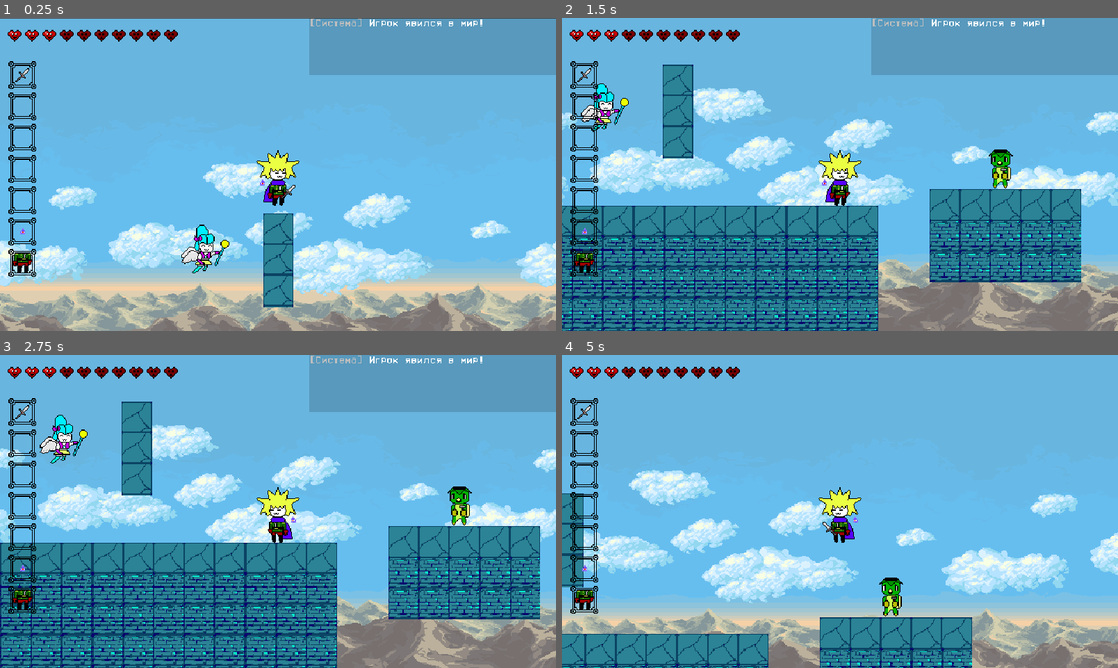
Above: before the commit, frames 1-4 (two rows, left to right).
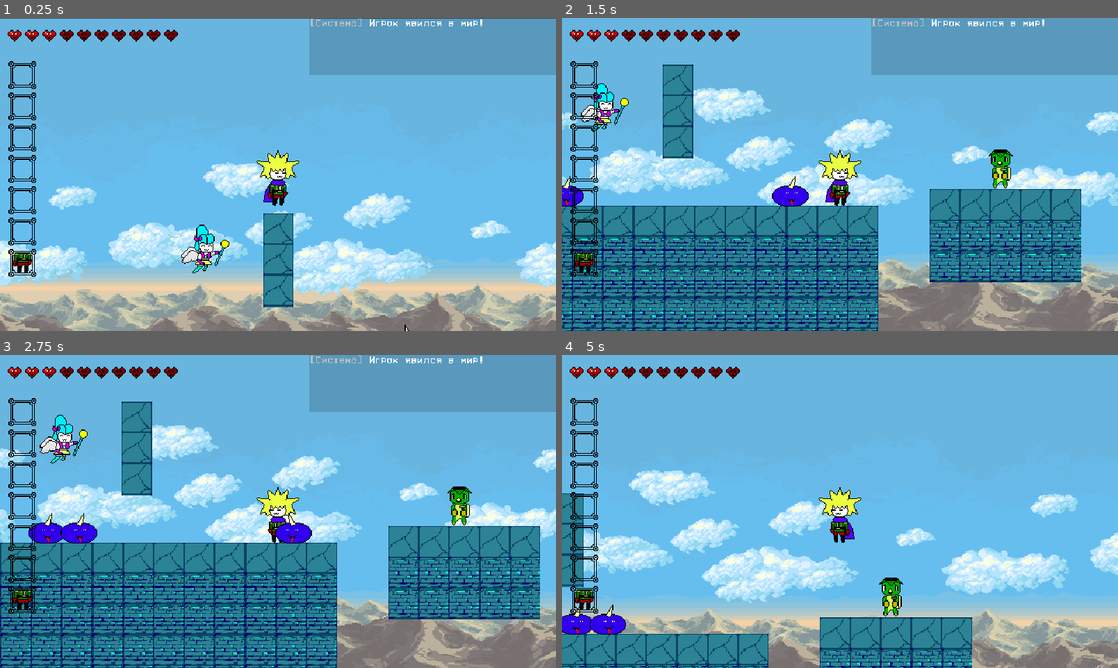
Above: after the commit, the same moments.

Repository: zoomergames/magicia
Game: Godot game, scene res://core/game.tscn
Two runs of this game, one before a commit and one after it. Both use one fixed random seed, a clock stepped at 60 frames per second and the inputs below.
Inputs (mouse positions are in pixels of both pictures, inside the frame that each line leads up to):
- Up to frame 1 (0.25 s): no input
- Up to frame 2 (1.5 s): tap Enter (ui_accept) at 0.5 s; move the mouse to (962, 158) at 0.52 s; hold D (move_right) from 0.53 s (still down); tap 1 (1) at 0.6 s; click (962, 158) at 0.67 s; tap W (jump) at 0.77 s; tap 2 (2) at 0.8, 1.35 s; move the mouse to (728, 190) at 1.27 s
- Up to frame 3 (2.75 s): tap W (jump) at 1.52 s; tap 3 (3) at 1.55, 2.1 s; move the mouse to (333, 442) at 2.02 s; release D (move_right) at 2.03 s; hold A (move_left) from 2.03 s (still down); tap 4 (4) at 2.3 s
- Up to frame 4 (5 s): move the mouse to (812, 574) at 2.77 s; release A (move_left) at 2.78 s; hold D (move_right) 2.78-4.28 s; tap 4 (4) at 2.85 s; click (812, 574) at 2.92 s; tap W (jump) at 3.02, 3.77, 4.52 s; tap 5 (5) at 3.05, 3.6 s; move the mouse to (1006, 558) at 3.52 s; click (1006, 558) at 3.8 s; move the mouse to (673, 464) at 4.27 s; hold A (move_left) from 4.28 s (still down); click (673, 464) at 4.35 s; tap 1 (1) at 4.55 s

The runs differ from the first frame. In frame 1, 0.1% of the frame differs, in the area x 2-74%, y 16-100%; in frame 2, 0.6%; in frame 3, 1.1%, in the area x 2-57%, y 16-70%; in frame 4, 0.8%.

Commit message:
исправлены баги, добавлена система атаки врагов

Diff:
--- a/core/game.tscn
+++ b/core/game.tscn
@@ -8,6 +8,7 @@
 [ext_resource type="PackedScene" uid="uid://cwgbxxr7nq4p1" path="res://ui/health_bar/health_bar.tscn" id="5_sjcnv"]
 [ext_resource type="PackedScene" uid="uid://cn44yi5cfohmw" path="res://ui/inventory/inventory_bar.tscn" id="7_vhpdd"]
 [ext_resource type="PackedScene" uid="uid://buriqo0q83ytq" path="res://ui/tooltip/tooltip.tscn" id="8_gjr3k"]
+[ext_resource type="PackedScene" uid="uid://dftaaw8crcpf" path="res://entities/enemies/magisyanik/magisyanik.tscn" id="9_4cdhi"]
 
 [node name="Node" type="Node" unique_id=1864193894]
 
@@ -32,3 +33,12 @@
 [node name="Tooltip" parent="InventoryUI" unique_id=1354817757 instance=ExtResource("8_gjr3k")]
 offset_right = 13.0
 offset_bottom = 12.0
+
+[node name="Magisyanik" parent="." unique_id=190714769 instance=ExtResource("9_4cdhi")]
+position = Vector2(688, 317)
+
+[node name="Magisyanik2" parent="." unique_id=1580185411 instance=ExtResource("9_4cdhi")]
+position = Vector2(284, -597)
+
+[node name="Magisyanik3" parent="." unique_id=2004420853 instance=ExtResource("9_4cdhi")]
+position = Vector2(321, -235)
--- /dev/null
+++ b/entities/enemies/enemy_base.gd
@@ -0,0 +1,69 @@
+extends CharacterBody2D
+class_name EnemyBase
+
+@export var enemy_data: EnemyData
+@export var sprite: Sprite2D
+
+var max_hp: int
+var speed: float
+var display_name: String = ""
+
+var current_hp: int
+var gravity: float = ProjectSettings.get_setting("physics/2d/default_gravity")
+var is_dead: bool = false
+
+func die_in_abyss():
+	if not is_dead and global_position.y > 1000:
+		is_dead = true
+		die(true)
+
+func _ready() -> void:
+	# Проверяем, закинули ли мы файл .tres в переменную enemy_data
+	if enemy_data:
+		# Вытаскиваем характеристики из файла-ресурса
+		max_hp = enemy_data.max_hp
+		speed = enemy_data.speed
+		display_name = enemy_data.enemy_name # Присваиваем имя из ресурса самой ноде
+	else:
+		# На всякий случай ставим стандартные статы, если забыли прикрепить ресурс
+		max_hp = 50
+		speed = 50.0
+		printerr("Забыли прикрепить файл-ресурс .tres в инспекторе у врага: ", name)
+
+	# Только ПОСЛЕ того, как max_hp заполнился, приравниваем текущее здоровье
+	current_hp = max_hp
+
+func take_damage(amount: int) -> void:
+	current_hp -= amount
+	print("[УДАР] Враг ", name, " получил урон: ", amount, ". Осталось ХП: ", current_hp)
+	if current_hp <= 0:
+		die(false)
+
+func die(was_in_abyss: bool):
+	if was_in_abyss:
+		Global.log_to_chat("[color=red]" + display_name + " с криками улетел в бездну![/color]")
+	else:
+		Global.log_to_chat("[color=red]" + display_name + " был успешно аннигилирован![/color]")
+	queue_free()
+
+func _process(_delta: float) -> void:
+	var player:CharacterBody2D = get_tree().get_first_node_in_group("player")
+	if player:
+		if player.global_position.x < global_position.x:
+			sprite.flip_h = true
+		else:
+			sprite.flip_h = false
+
+func _physics_process(delta: float) -> void:
+	die_in_abyss()
+	# Гравитация
+	if not is_on_floor():
+		velocity.y += gravity * delta
+	# Преследование игрока
+	var player = get_tree().get_first_node_in_group("player")
+	if player:
+		if player.global_position.x < global_position.x:
+			velocity.x = -speed
+		else:
+			velocity.x = speed
+	move_and_slide()
--- /dev/null
+++ b/entities/enemies/enemy_data.gd
@@ -0,0 +1,9 @@
+extends Resource
+class_name EnemyData
+
+@export var enemy_name: String = "Монстр"
+@export var max_hp: int = 50
+@export var speed: float = 50.0
+@export var level: int = 1
+@export var loot_table: Array[String] = [] # Список ID предметов для дропа
+@export var has_artifact: bool = false
--- /dev/null
+++ b/entities/enemies/magisyanik/magisyanik.gd
@@ -0,0 +1,15 @@
+extends EnemyBase
+
+func _ready() -> void:
+	super() # Сначала выполняем всё, что написано в базовом EnemyBase!
+	sprite = %Sprite2D
+
+func _on_hit_box_area_entered(area: Area2D) -> void:
+	print("[ОТЛАДКА СЛАЙМА]: В мой хитбокс влетела зона с именем: ", area.name)
+
+	# Ваша старая проверка
+	if area.has_meta("attack_power"):
+		print("[ОТЛАДКА СЛАЙМА]: Нашёл метаданные урона! Наношу.")
+		take_damage(area.get_meta("attack_power"))
+	else:
+		print("[ОТЛАДКА СЛАЙМА]: Метаданных урона на этой зоне НЕТ.")
--- /dev/null
+++ b/entities/enemies/magisyanik/magisyanik.tres
@@ -0,0 +1,8 @@
+[gd_resource type="Resource" script_class="EnemyData" format=3 uid="uid://c2rr40xtomat1"]
+
+[ext_resource type="Script" uid="uid://dh4lc3ct31d33" path="res://entities/enemies/enemy_data.gd" id="1_ce0xc"]
+
+[resource]
+script = ExtResource("1_ce0xc")
+enemy_name = "Маджисяник"
+metadata/_custom_type_script = "uid://dh4lc3ct31d33"
--- /dev/null
+++ b/entities/enemies/magisyanik/magisyanik.tscn
@@ -0,0 +1,39 @@
+[gd_scene format=3 uid="uid://dftaaw8crcpf"]
+
+[ext_resource type="Texture2D" uid="uid://t5mb0hjj1iyy" path="res://entities/enemies/magisyanik/magisyanik.png" id="1_5hsdy"]
+[ext_resource type="Script" uid="uid://daikg0ku7peuk" path="res://entities/enemies/magisyanik/magisyanik.gd" id="1_m62il"]
+[ext_resource type="Resource" uid="uid://c2rr40xtomat1" path="res://entities/enemies/magisyanik/magisyanik.tres" id="2_ooo44"]
+
+[sub_resource type="CapsuleShape2D" id="CapsuleShape2D_m62il"]
+radius = 11.0
+height = 40.0
+
+[sub_resource type="CapsuleShape2D" id="CapsuleShape2D_5hsdy"]
+radius = 13.0
+height = 46.0
+
+[node name="Magisyanik" type="CharacterBody2D" unique_id=190714769 node_paths=PackedStringArray("sprite")]
+collision_layer = 4
+script = ExtResource("1_m62il")
+enemy_data = ExtResource("2_ooo44")
+sprite = NodePath("Sprite2D")
+
+[node name="Sprite2D" type="Sprite2D" parent="." unique_id=2060226902]
+unique_name_in_owner = true
+texture = ExtResource("1_5hsdy")
+
+[node name="CollisionShape2D" type="CollisionShape2D" parent="." unique_id=1955975107]
+position = Vector2(0, 6)
+rotation = 1.5707964
+shape = SubResource("CapsuleShape2D_m62il")
+
+[node name="HitBox" type="Area2D" parent="." unique_id=1603391644]
+collision_layer = 16
+collision_mask = 0
+
+[node name="CollisionShape2D" type="CollisionShape2D" parent="HitBox" unique_id=1628487206]
+position = Vector2(0, 6)
+rotation = 1.5707964
+shape = SubResource("CapsuleShape2D_5hsdy")
+
+[connection signal="area_entered" from="HitBox" to="." method="_on_hit_box_area_entered"]
--- a/entities/npc/kappa/dialogue/kappa_meet.gd
+++ b/entities/npc/kappa/dialogue/kappa_meet.gd
@@ -16,7 +16,15 @@
 	elif dialogue_step == 7:
 		Global.log_to_chat("[color=orange][%s][/color] [b][color=white]Ну-у... ничего?[/color][/b]" % Global.player_name)
 	elif dialogue_step == 8:
-		var sword_data: Resource = load("res://entities/player/weapons/little_sword/little_sword.tres")
+		var path = "res://entities/player/weapons/little_sword/little_sword.tres" # проверьте этот путь!
+
+		if not ResourceLoader.exists(path):
+			Global.log_to_chat("[color=red][Система]: Ошибка! Файл меча потерялся в текстурах Каппы.[/color]")
+			end_dialogue()
+			return
+
+		var sword_data = load(path)
+
 		var success: bool = Global.add_item_to_first_free_slot(sword_data)
 
 		if success:
--- a/entities/player/player.tscn
+++ b/entities/player/player.tscn
@@ -3,13 +3,12 @@
 [ext_resource type="Script" uid="uid://belynuc1i5v3l" path="res://entities/player/player.gd" id="1_abrql"]
 [ext_resource type="Texture2D" uid="uid://bjgeuv3a2nrk3" path="res://entities/player/player_template.png" id="2_bls4j"]
 [ext_resource type="PackedScene" uid="uid://smefc3j1vjsl" path="res://items/armors/super_costume/super_costume.tscn" id="3_fkugw"]
-[ext_resource type="PackedScene" uid="uid://dinyql5tr8f2c" path="res://entities/player/weapons/little_sword/little_sword.tscn" id="3_sglur"]
-[ext_resource type="PackedScene" uid="uid://x7robkhmkv22" path="res://items/artifacts/magisyanik_hand/magisyanik_hand.tscn" id="5_fkugw"]
 
 [sub_resource type="RectangleShape2D" id="RectangleShape2D_abrql"]
 size = Vector2(20, 51)
 
 [node name="Player" type="CharacterBody2D" unique_id=152261700]
+collision_layer = 2
 script = ExtResource("1_abrql")
 
 [node name="Sprite2D" type="Sprite2D" parent="." unique_id=857229445]
@@ -31,14 +30,9 @@
 [node name="SuperCostume" parent="ArmorSlot" unique_id=865392598 instance=ExtResource("3_fkugw")]
 position = Vector2(0, 24)
 
+[node name="AmuletSlot" type="Node2D" parent="." unique_id=1060216806]
+unique_name_in_owner = true
+
 [node name="WeaponSlot" type="Node2D" parent="." unique_id=1321964726]
 unique_name_in_owner = true
 position = Vector2(9, 23)
-
-[node name="LittleSword" parent="WeaponSlot" unique_id=343276945 instance=ExtResource("3_sglur")]
-
-[node name="AmuletSlot" type="Node2D" parent="." unique_id=1060216806]
-unique_name_in_owner = true
-
-[node name="MagisyanikHand" parent="AmuletSlot" unique_id=969402363 instance=ExtResource("5_fkugw")]
-position = Vector2(-18, 9)
--- a/entities/player/weapon_base.gd
+++ b/entities/player/weapon_base.gd
@@ -1,5 +1,8 @@
 class_name WeaponBase
 extends Node2D
+
+# Сюда будут прикрепляться .tres файлы любых пушек
+var weapon_data: ItemData
 
 # БАЗОВЫЕ ХАР-КИ ОРУЖИЯ
 @export var weapon_name: String = "Оружие"
@@ -8,14 +11,69 @@
 
 var is_recharging: bool = false
 
+func _ready() -> void:
+	var weapon_folder_name = name.to_snake_case()
+	var resource_path = "res://entities/player/weapons/" + weapon_folder_name + "/" + weapon_folder_name + ".tres"
+	if ResourceLoader.exists(resource_path):
+		weapon_data = load(resource_path)
+		_update_weapon_stats()
+	else:
+		printerr("Авто-поиск: не нашёл .tres файл по пути: ", resource_path)
+
+# ФУНКЦИЯ НАХОЖДЕНИЯ РЕСУРС-ФАЙЛА
+func _update_weapon_stats() -> void:
+	if weapon_data:
+		weapon_name = weapon_data.weapon_name
+		damage = weapon_data.damage
+		attack_speed = weapon_data.attack_speed
+
 # ФУНКЦИЯ ПЕРЕЗАРЯДКИ
 func try_attack() -> void:
-	if is_recharging: #он в перезарядке?
+	if is_recharging:
 		return
-	is_recharging = true # в перезаярдке
-	attack() # аттакуем
-	await get_tree().create_timer(attack_speed).timeout # ждём
-	is_recharging = false # уже не в перезарядке
+	is_recharging = true
+
+	var attack_area = get_node_or_null("AttackArea") as Area2D
+	if not attack_area:
+		attack_area = get_node_or_null("%AttackArea") as Area2D
+
+	if attack_area:
+		# Насильно будим геометрию зоны в Godot 4
+		attack_area.monitoring = true
+		attack_area.monitorable = true
+		attack_area.set_meta("attack_power", damage)
+
+		# Ждём один физический кадр, чтобы Godot 4 ТОЧНО обновил столкновения
+		await get_tree().physics_frame
+
+		# ПРЯМАЯ ПРОВЕРКА: Просим меч выдать список всех, кого он коснулся
+		var targets = attack_area.get_overlapping_areas()
+		print("[ОТЛАДКА МЕЧА]: В момент удара меч перекрывает зон: ", targets.size())
+
+		for target in targets:
+			print("[ОТЛАДКА МЕЧА]: Меч коснулся зоны: ", target.name, " на объекте: ", target.get_parent().name)
+
+			# Получаем ссылку на самого Слайма (он родитель нашего хитбокса)
+			var enemy = target.get_parent()
+
+			# Проверяем: если у родителя есть наша базовая функция получения урона take_damage
+			if enemy.has_method("take_damage"):
+				print("[БОЙ]: Напрямую бью врага ", enemy.name, " на ", damage, " урона!")
+				# Вламываем ему урон напрямую в лицо!
+				enemy.take_damage(damage)
+
+	attack() # Ваш визуал взмаха
+
+	# Время взмаха меча
+	await get_tree().create_timer(0.15).timeout
+
+	if attack_area:
+		attack_area.monitoring = false
+		if attack_area.has_meta("attack_power"):
+			attack_area.remove_meta("attack_power")
+
+	await get_tree().create_timer(max(0.01, attack_speed - 0.15)).timeout
+	is_recharging = false
 
 # ФУНКЦИЯ АТТАКИ
 func attack() -> void:
--- a/entities/player/weapons/little_sword/little_sword.gd
+++ b/entities/player/weapons/little_sword/little_sword.gd
@@ -1,9 +1,4 @@
 extends WeaponBase
-
-func _ready() -> void:
-	weapon_name = "Маленький Меч ™®℠©"
-	damage = 15
-	attack_speed = 0.4
 
 func attack() -> void:
 	print("Взмах мечом! Нанесено урона:", damage)
--- a/entities/player/weapons/little_sword/little_sword.tscn
+++ b/entities/player/weapons/little_sword/little_sword.tscn
@@ -2,6 +2,9 @@
 
 [ext_resource type="Texture2D" uid="uid://bncsyrmiqt131" path="res://entities/player/weapons/little_sword/small_sword.png" id="1_bqsul"]
 [ext_resource type="Script" uid="uid://ckvac6l0eko2u" path="res://entities/player/weapons/little_sword/little_sword.gd" id="1_tmba2"]
+
+[sub_resource type="RectangleShape2D" id="RectangleShape2D_tmba2"]
+size = Vector2(17.25, 17)
 
 [node name="LittleSword" type="Node2D" unique_id=343276945]
 script = ExtResource("1_tmba2")
@@ -10,3 +13,13 @@
 position = Vector2(-5, -11)
 texture = ExtResource("1_bqsul")
 centered = false
+
+[node name="AttackArea" type="Area2D" parent="." unique_id=1792152763]
+unique_name_in_owner = true
+collision_layer = 0
+collision_mask = 16
+monitoring = false
+
+[node name="CollisionShape2D" type="CollisionShape2D" parent="AttackArea" unique_id=1263617674]
+position = Vector2(9, -9)
+shape = SubResource("RectangleShape2D_tmba2")
--- a/entities/player/weapons/little_sword/little_sword_data.gd
+++ b/entities/player/weapons/little_sword/little_sword_data.gd
@@ -6,6 +6,7 @@
 var weapon_name: String = "Маленький Меч"
 @export var icon: Texture2D
 @export var scene: PackedScene
+var type: String = "cold"
 var damage: int = 15
 var attack_speed: float = 0.4
 var cost: int = 0
--- a/items/artifacts/magisyanik_hand/magisyanik_hand.tres
+++ b/items/artifacts/magisyanik_hand/magisyanik_hand.tres
@@ -1,6 +1,6 @@
 [gd_resource type="Resource" format=3 uid="uid://d2fehyyc3tak5"]
 
-[ext_resource type="Texture2D" uid="uid://dnk4igaf0inx2" path="res://entities/npc/magisyanik/magisyanik_hand.png" id="1_r5oc4"]
+[ext_resource type="Texture2D" uid="uid://dnk4igaf0inx2" path="res://entities/enemies/magisyanik/magisyanik_hand.png" id="1_r5oc4"]
 [ext_resource type="PackedScene" uid="uid://x7robkhmkv22" path="res://items/artifacts/magisyanik_hand/magisyanik_hand.tscn" id="2_mp8d6"]
 [ext_resource type="Script" uid="uid://jpscgy0xd36" path="res://items/artifacts/magisyanik_hand/magisyanik_hand_data.gd" id="3_r5oc4"]
 
--- a/project.godot
+++ b/project.godot
@@ -81,6 +81,14 @@
 ]
 }
 
+[layer_names]
+
+2d_physics/layer_1="Окружение (стены, земля)"
+2d_physics/layer_2="Игрок"
+2d_physics/layer_3="Враги"
+2d_physics/layer_4="Хитбокс Игрока"
+2d_physics/layer_5="Хитбокс Врагов"
+
 [physics]
 
 3d/physics_engine="Jolt Physics"
Not shown, added: entities/enemies/enemy_base.gd.uid
Not shown, added: entities/enemies/enemy_data.gd.uid
Renamed: entities/npc/goblin/goblin.png -> entities/enemies/goblin/goblin.png
Not shown, changed: entities/enemies/goblin/goblin.png.import
Not shown, added: entities/enemies/magisyanik/magisyanik.gd.uid
Renamed: entities/npc/magisyanik/magisyanik.png -> entities/enemies/magisyanik/magisyanik.png
Not shown, changed: entities/enemies/magisyanik/magisyanik.png.import
Renamed: entities/npc/magisyanik/magisyanik_hand.png -> entities/enemies/magisyanik/magisyanik_hand.png
Not shown, changed: entities/enemies/magisyanik/magisyanik_hand.png.import
Not shown, added: entities/enemies/magisyanik/magisyanik.tscn4997270506.tmp
